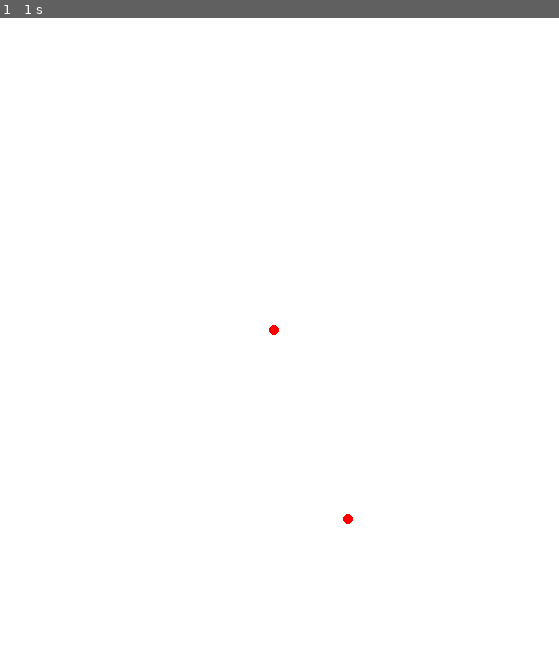
Above: before the commit, frame 1.
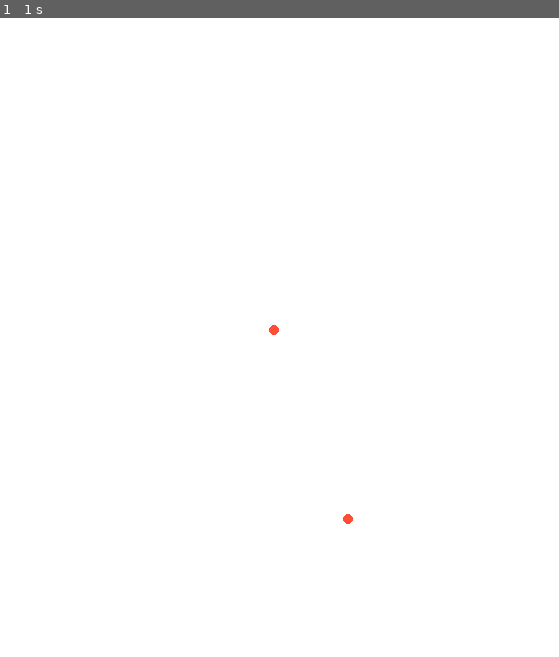
Above: after the commit, the same moment.

Repository: aziznal/route-optimizer
Game: pygame game, started from main.py
The game is run twice, just before and just after one commit, with the same random seed, the same clock (stepped at 60 frames per second) and the same inputs.
Inputs (mouse positions are in pixels of both pictures, inside the frame that each line leads up to):
- Up to frame 1 (1 s): click (273, 331) at 0.38 s; click (346, 516) at 0.72 s

The runs differ from the first frame. In frame 1, less than 0.1% of the frame differs, in the area x 48-64%, y 48-80%.

Commit message:
Adds type hinting and refactors Base classes

Diff:
--- a/BaseClasses/Arc.py
+++ b/BaseClasses/Arc.py
@@ -5,10 +5,12 @@
 """
 
 import numpy as np
+from .Node import Node
 
+from typing import Literal
 
 class Arc:
-    def __init__(self, node1, node2):
+    def __init__(self, node1: Node, node2: Node):
 
         self.node1, self.node2 = node1, node2
 
@@ -20,7 +22,7 @@
         self.length = self.calculate_length()
 
 
-    def calculate_length(self):
+    def calculate_length(self) -> float:
 
         length_squared = (
             (self.node1.x - self.node2.x)**2 + (self.node1.y - self.node2.y)**2
@@ -29,7 +31,7 @@
         return length_squared ** 0.5
 
 
-    def calculate_slope(self):
+    def calculate_slope(self) -> float:
 
         x1, x2 = self.node1.x, self.node2.x
         y1, y2 = self.node1.y, self.node2.y
@@ -45,7 +47,7 @@
         return -delta_y / delta_x
 
 
-    def get_quadrant_of_node2(self):
+    def get_quadrant_of_node2(self) -> Literal[1, 2, 3, 4]:
         """
         Returns quadrant of node2 in reference to node1 based on the unit circle.
         Note: This takes into account the pygame cartesian coordinate system behavior.
@@ -79,7 +81,7 @@
 
 
 
-    def _adjust_for_quadrant(self, angle_in_radians):
+    def _adjust_for_quadrant(self, angle_in_radians: float) -> float:
 
         quadrant = self.get_quadrant_of_node2()
 
@@ -94,7 +96,7 @@
 
         return angle_in_radians
 
-    def calculate_angle(self, in_radians=False):
+    def calculate_angle(self, in_radians=False) -> float:
 
         """
         Note: angle is calculated according to positive x-axis
--- a/BaseClasses/Node.py
+++ b/BaseClasses/Node.py
@@ -5,10 +5,11 @@
 
 """
 
+from __future__ import annotations
 from typing import List
 
 
 class Node:
-    def __init__(self, x: float, y: float, connections: List[tuple]):
+    def __init__(self, x: float, y: float, connections: List[Node]):
 
         self.x, self.y, self.connections = x, y, connections
--- a/BuildingManager.py
+++ b/BuildingManager.py
@@ -1,5 +1,6 @@
 
 import traceback
+from typing import List, Callable, Tuple
 
 from PygameSettings import *
 
@@ -11,7 +12,7 @@
 # REFACTOR: tidy up before you get further in the project
 
 class BuildingManager:
-    def __init__(self, buildings_list, streets, on_change):
+    def __init__(self, buildings_list: List[Building], streets: List[Street], on_change: Callable[str]):
 
         self.buildings = buildings_list
         self.streets = streets
@@ -20,7 +21,7 @@
 
 
 
-    def get_building_at_pos(self, pos):
+    def get_building_at_pos(self, pos: Tuple[int, int]) -> Building:
         """
         Returns building at given position, if any exists. Otherwise returns None
         """
@@ -32,7 +33,7 @@
 
 
 
-    def make_building(self, pos):
+    def make_building(self, pos: Tuple[int, int]) -> None:
 
         new_building_pos = (pos[0] - NODE_RADIUS//2, pos[1] - NODE_RADIUS//2)
 
@@ -44,7 +45,7 @@
 
 
 
-    def _remove_connections(self, building_to_remove):
+    def _remove_connections(self, building_to_remove: Building) -> None:
 
         # Remove connections FROM building_to_delete
         for connected_building in building_to_remove.connections:
@@ -65,8 +66,7 @@
 
 
 
-
-    def remove_building(self, pos):
+    def remove_building(self, pos: Tuple[int, int]) -> None:
 
         building_to_remove = self.get_building_at_pos(pos)
 
@@ -96,7 +96,7 @@
 
 
 
-    def connect_buildings(self, pos1, pos2, bidirectional=False, verbose=True):
+    def connect_buildings(self, pos1: Tuple[int, int], pos2: Tuple[int, int], bidirectional=False, verbose=True) -> None:
         """
         Create a one-way or two-way connection between nodes at pos1 and pos2
         """
@@ -128,7 +128,7 @@
 
 
 
-    def create_streets_between_buildings(self):
+    def create_streets_between_buildings(self) -> None:
 
         # BUG: Bi-directional connections aren't being drawn until the map is reloaded
 
@@ -145,7 +145,7 @@
 
 
 
-    def draw_street(self, building1, building2):
+    def draw_street(self, building1: Building, building2: Building):
 
         new_street = Street(building1, building2)
 
--- a/PygameSettings.py
+++ b/PygameSettings.py
@@ -13,11 +13,11 @@
 
     WHITE = 255, 255, 255
 
-    RED = 255, 0, 0
+    RED = 255, 77, 54
 
-    GREEN = 0, 255, 0
+    GREEN = 79, 255, 129
 
-    BLUE = 0, 0, 255
+    BLUE = 61, 126, 255
 
 
 class MouseInputType:
